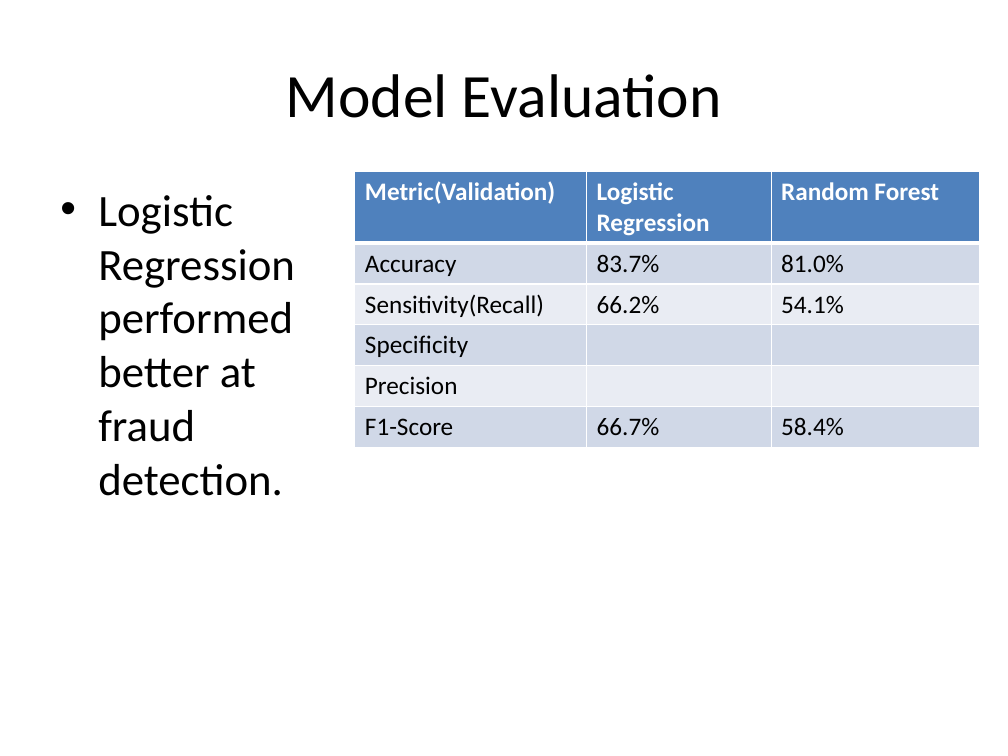
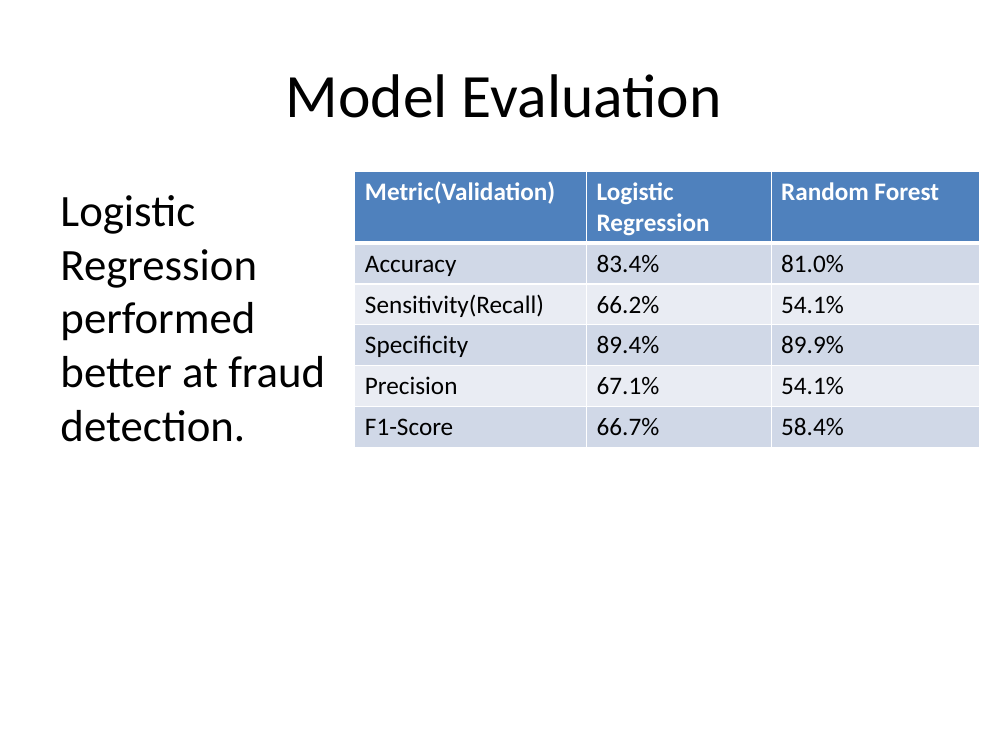
Before and after one commit to bhawanih9/Fraudulent_Claim_Detection, a slide deck: slide 14 of Fraudulent_Claim_Detection_BhawaniShankarMahapatra_BiniyamBelaynehDemisse_PPT.pptx (slide 11 before the commit). Drawn at 1008x756 pixels with LibreOffice and Linux fonts; fonts in the diff are those of the drawing. Boxes give left, top, right and bottom in pixels: in the first picture for what was removed or moved away, otherwise in the second. Text is boxed around its words. In the diff, an @@ line names an element or a change of style, - is before the commit and + after.

```diff
--- a/Fraudulent_Claim_Detection_BhawaniShankarMahapatra_BiniyamBelaynehDemisse_PPT.pptx
+++ b/Fraudulent_Claim_Detection_BhawaniShankarMahapatra_BiniyamBelaynehDemisse_PPT.pptx
@@ text "Logistic Regression performed better at ..." at box(60, 195, 325, 442): bullet • to none @@
@@ table at box(355, 171, 979, 447) @@
-row 2, column 2: 83.7%
+row 2, column 2: 83.4%
-row 4, column 2: 
+row 4, column 2: 89.4%
-row 4, column 3: 
+row 4, column 3: 89.9%
-row 5, column 2: 
+row 5, column 2: 67.1%
-row 5, column 3: 
+row 5, column 3: 54.1%
```
Also in this commit, not shown: 1 other slide changed, 3 slides added.
